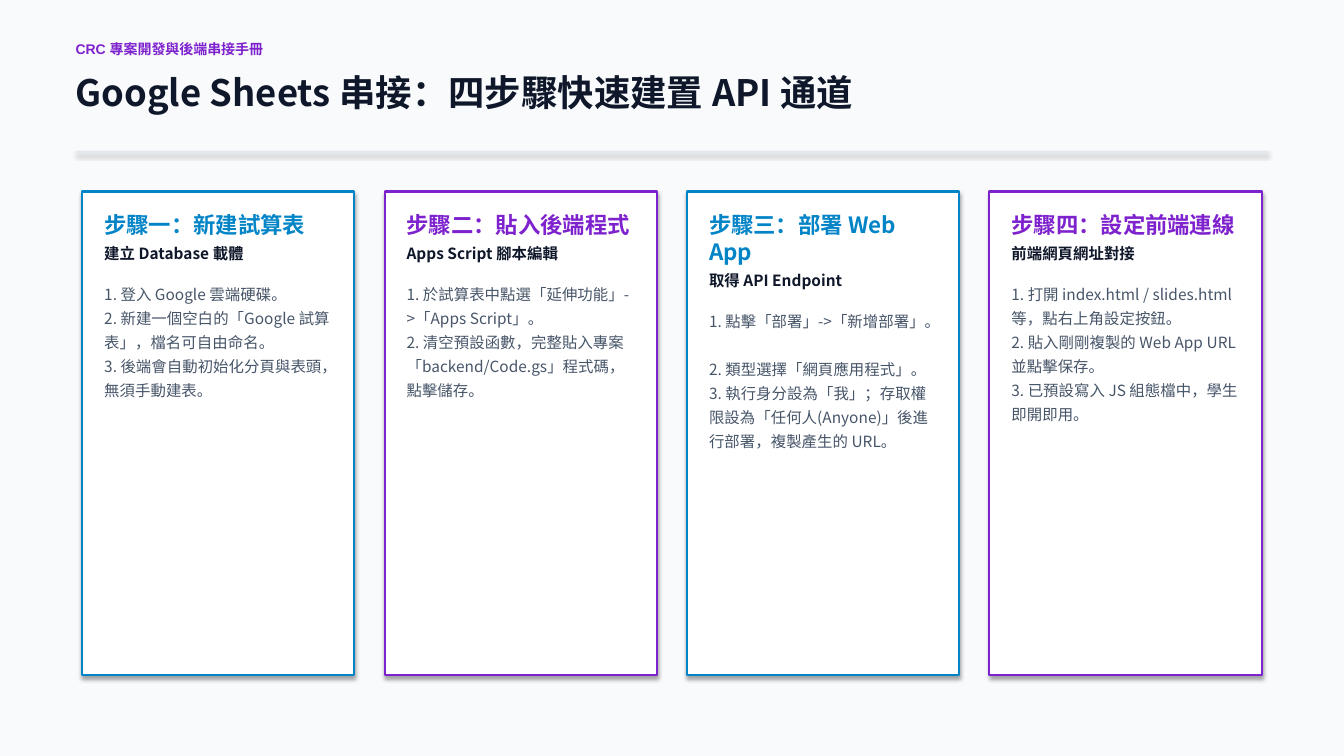
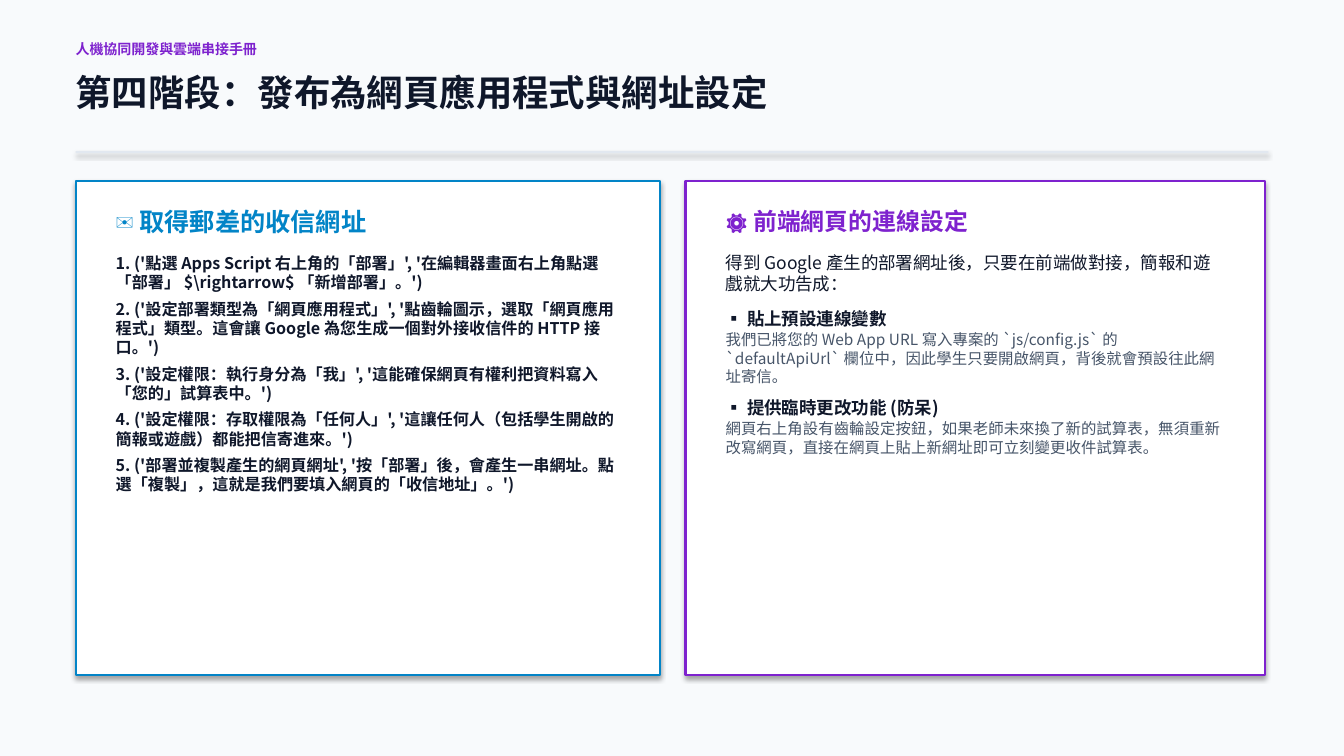
Before and after one commit to mchung2022/CRC2026, a slide deck: slide 7 of CRC_Project_Documentation.pptx. Drawn at 1344x756 pixels with LibreOffice and Linux fonts; fonts in the diff are those of the drawing. Boxes give left, top, right and bottom in pixels: in the first picture for what was removed or moved away, otherwise in the second. Text is boxed around its words. In the diff, an @@ line names an element or a change of style, - is before the commit and + after.

Commit message:
docs: rewrite presentation to plain language AI-GitHub-Sheets workflow

```diff
--- a/CRC_Project_Documentation.pptx
+++ b/CRC_Project_Documentation.pptx
@@ text at [76, 40, 257, 58]: text changed @@
-CRC 專案開發與後端串接手冊
+人機協同開發與雲端串接手冊
@@ text at [76, 74, 768, 110]: text changed @@
-Google Sheets 串接：四步驟快速建置 API 通道
+第四階段：發布為網頁應用程式與網址設定
@@ rectangle: place and size @@
-rectangle at [83, 192, 355, 676]
+rectangle at [76, 181, 660, 676]
@@ text at [116, 209, 614, 493]: text changed; size 11 to 11.5 pt; text colour #475569 to #0F172A; bold on @@
-步驟一：新建試算表
-建立 Database 載體
-1. 登入 Google 雲端硬碟。
-2. 新建一個空白的「Google 試算表」，檔名可自由命名。
-3. 後端會自動初始化分頁與表頭，無須手動建表。
+✉ 取得郵差的收信網址
+1. ('點選 Apps Script 右上角的「部署」', '在編輯器畫面右上角點選「部署」 $\rightarrow$ 「新增部署」。')
+2. ('設定部署類型為「網頁應用程式」', '點齒輪圖示，選取「網頁應用程式」類型。這會讓 Google 為您生成一個對外接收信件的 HTTP 接口。')
+3. ('設定權限：執行身分為「我」', '這能確保網頁有權利把資料寫入「您的」試算表中。')
+4. ('設定權限：存取權限為「任何人」', '這讓任何人（包括學生開啟的簡報或遊戲）都能把信寄進來。')
+5. ('部署並複製產生的網頁網址', '按「部署」後，會產生一串網址。點選「複製」，這就是我們要填入網頁的「收信地址」。')
@@ rectangle: place and size @@
-rectangle at [385, 192, 657, 676]
+rectangle at [686, 181, 1265, 676]
@@ rectangle removed at [688, 192, 960, 676] @@
@@ text added at [726, 209, 1221, 455], 11 pt, text #475569 @@
+⚙ 前端網頁的連線設定
+得到 Google 產生的部署網址後，只要在前端做對接，簡報和遊戲就大功告成：
+▪ 貼上預設連線變數
+我們已將您的 Web App URL 寫入專案的 `js/config.js` 的 `defaultApiUrl` 欄位中，因此學生只要開啟網頁，背後就會預設往此網址寄信。
+▪ 提供臨時更改功能 (防呆)
+網頁右上角設有齒輪設定按鈕，如果老師未來換了新的試算表，無須重新改寫網頁，直接在網頁上貼上新網址即可立刻變更收件試算表。
@@ rectangle removed at [990, 192, 1262, 676] @@
@@ text removed at [407, 214, 630, 398] @@
-步驟二：貼入後端程式
-Apps Script 腳本編輯
-1. 於試算表中點選「延伸功能」->「Apps Script」。
-2. 清空預設函數，完整貼入專案「backend/Code.gs」程式碼，點擊儲存。
@@ text removed at [709, 214, 940, 449] @@
-步驟三：部署 Web App
-取得 API Endpoint
-1. 點擊「部署」->「新增部署」。
-2. 類型選擇「網頁應用程式」。
-3. 執行身分設為「我」；存取權限設為「任何人(Anyone)」後進行部署，複製產生的 URL。
@@ text removed at [1011, 214, 1237, 422] @@
-步驟四：設定前端連線
-前端網頁網址對接
-1. 打開 index.html / slides.html 等，點右上角設定按鈕。
-2. 貼入剛剛複製的 Web App URL 並點擊保存。
-3. 已預設寫入 JS 組態檔中，學生即開即用。
```
Also in this commit, not shown: 7 other slides changed, 2 slides added, 2 slides removed.
